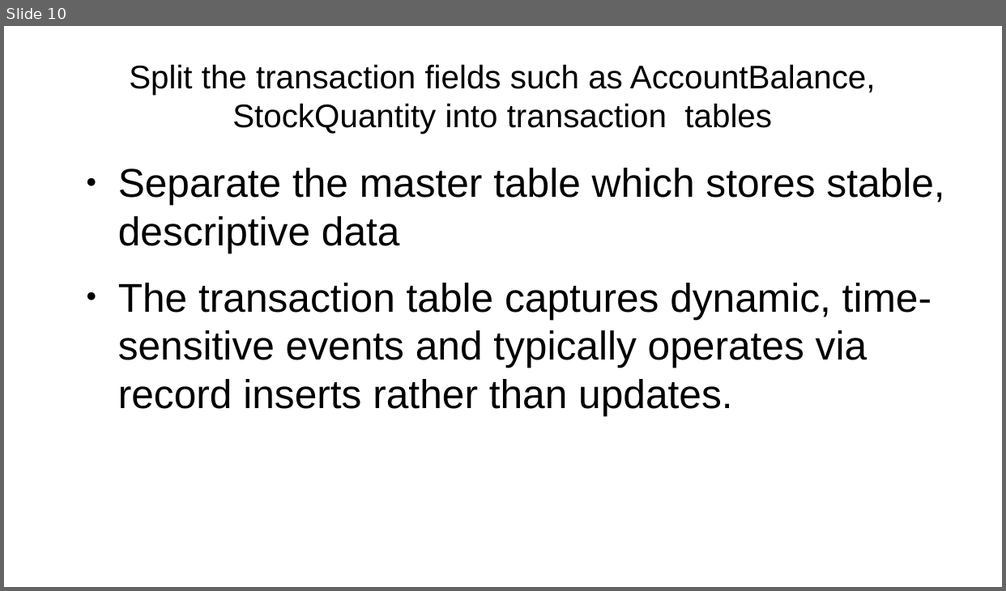
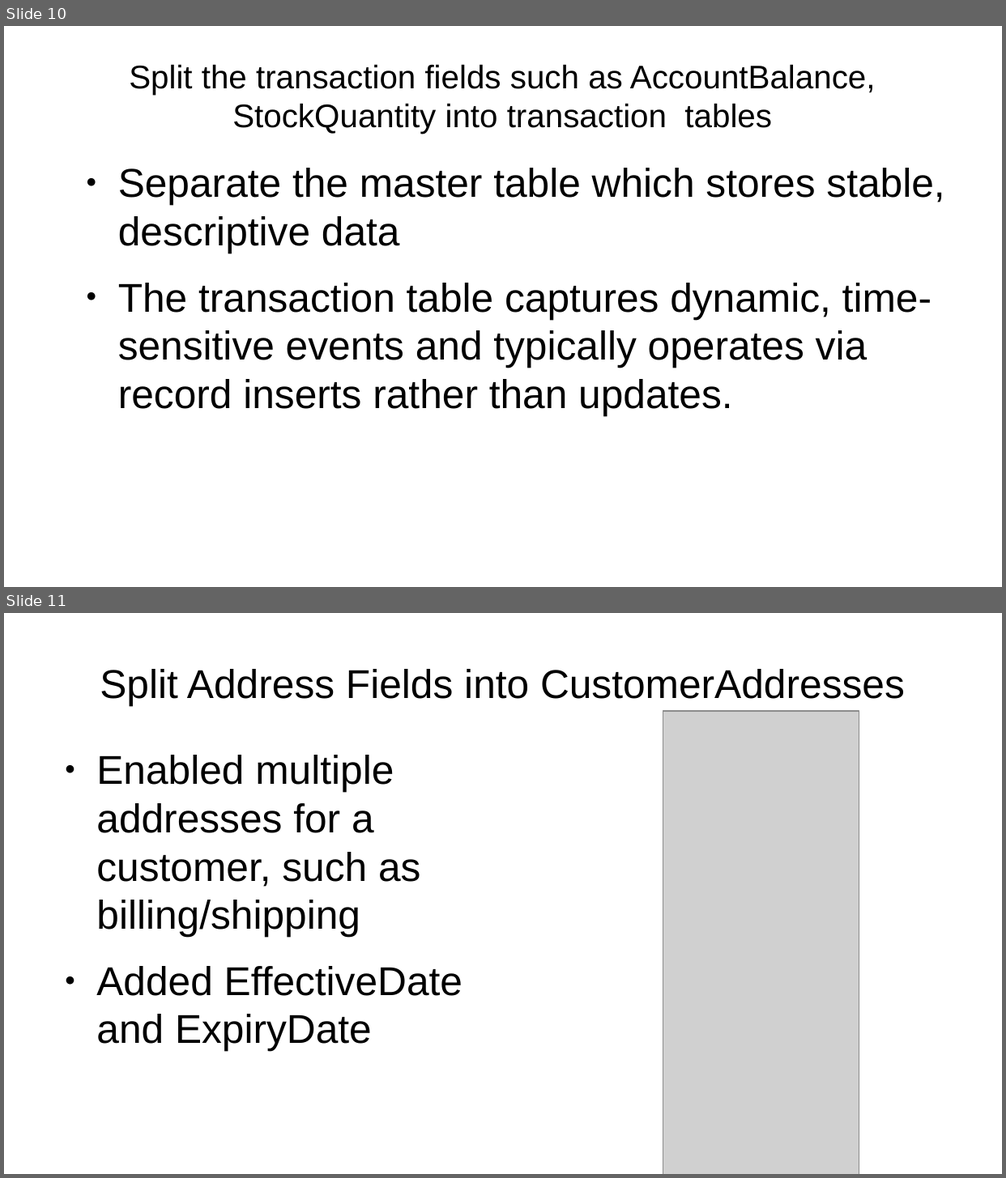
Before and after one commit to philchan2008/customerOrderDatabase, a slide deck: Presentation.odp. Shown one above the other, each under a label of ours: slide 10 before the commit, slides 10 and 11 after it. The pictures are 1006x591 and 1006x1178 pixels, drawn with LibreOffice and Linux fonts; fonts in the diff are those of the drawing; grey boxes stand for pictures. Boxes give left, top, right and bottom in pixels: in the first picture for what was removed or moved away, otherwise in the second. Text is boxed around its words. In the diff, an @@ line names an element or a change of style, - is before the commit and + after.

Commit message:
+ added async trigger update on AccountBal and StockQty + Split address into separated table * use Money type instead of decimal(18,2) to prevent rounding issue, i.e. 10/3 => 3.33333 * update creditdebigflag into +1, -1 for easier calculation + add checking on price, stockqty which must be >= 0 * changed reporting stored procedure to table function to replace sp and views * aligned TransactionXXX field name + added service broker checking SQL

```diff
--- a/Presentation.odp
+++ b/Presentation.odp
@@ slide 11 added at box(4, 613, 1002, 1174), background #FFFFFF @@
@@ title added at box(100, 669, 905, 705), 32 pt, text #000000 @@
+Split Address Fields into CustomerAddresses
@@ picture added at box(663, 711, 859, 1174) @@
@@ text added at box(96, 755, 462, 1051), 32 pt, text #000000 @@
+● Enabled multiple addresses for a customer, such as billing/shipping
+● Added EffectiveDate and ExpiryDate
```
Also in this commit, not shown: 9 slides changed, 4 other slides added, 7 slides removed, 8 other files.
